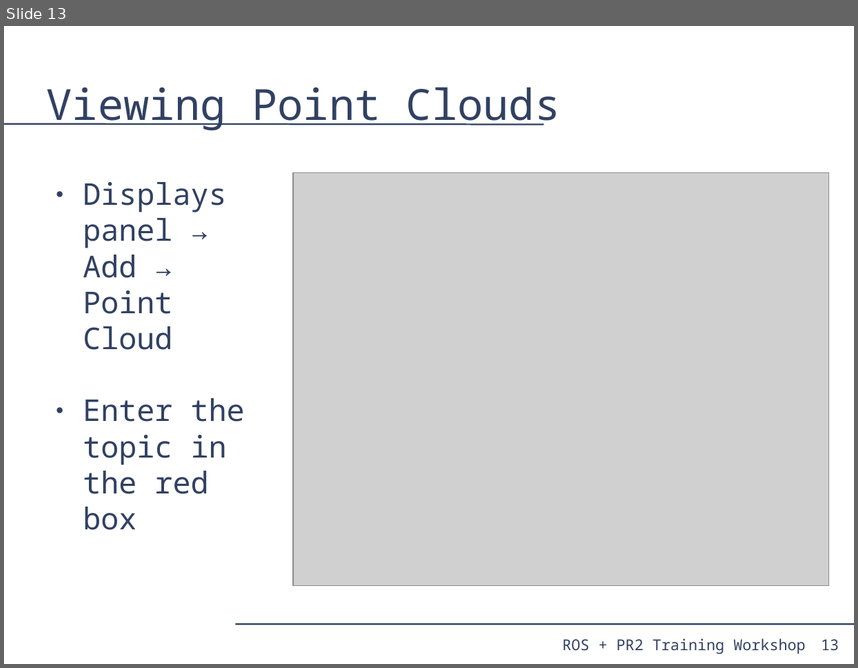
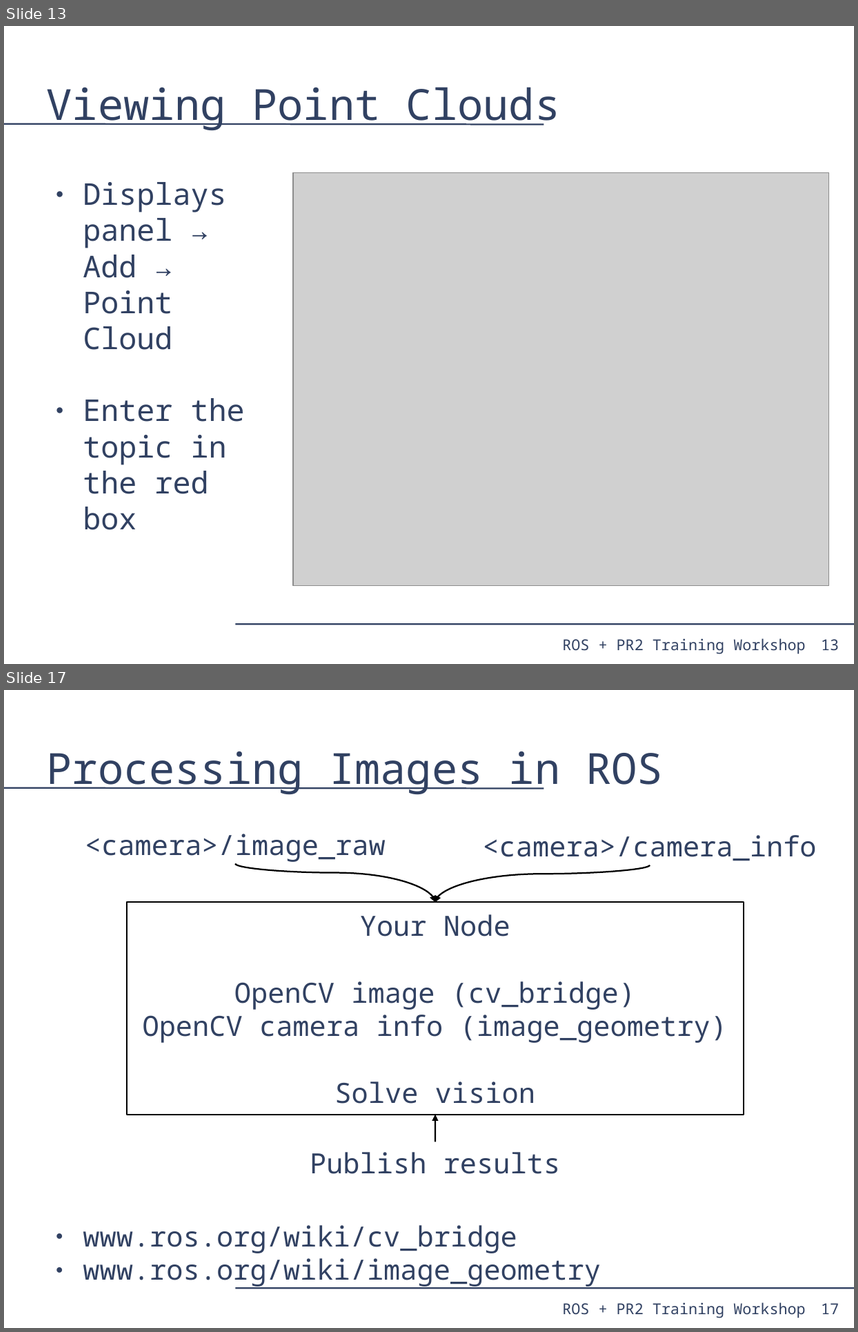
Before and after one commit to PR2/pr2_docs, a slide deck: pr2_training_workshop/processing_camera_data/slides.odp. Shown one above the other, each under a label of ours: slide 13 before the commit, slides 13 and 17 after it; the slides between them are not shown. The pictures are 858x668 and 858x1332 pixels, drawn with LibreOffice and Linux fonts; fonts in the diff are those of the drawing; grey boxes stand for pictures. Boxes give left, top, right and bottom in pixels: in the first picture for what was removed or moved away, otherwise in the second. Text is boxed around its words. In the diff, an @@ line names an element or a change of style, - is before the commit and + after.

Commit message:
image processing slide converted to a figure

```diff
--- a/pr2_training_workshop/processing_camera_data/slides.odp
+++ b/pr2_training_workshop/processing_camera_data/slides.odp
@@ slide 17 added at (4,690,854,1328), background #FFFFFF; not listed: 4 template elements that a slide beside it also shows @@
@@ title added at (47,751,664,794), 40 pt, text #314162 @@
+Processing Images in ROS
@@ text added at (85,834,386,862), 26 pt, text #314162 @@
+<camera>/image_raw
@@ text added at (482,835,816,861), 26 pt, text #314162 @@
+<camera>/camera_info
@@ curved arrow added from (235, 864) to (435, 902), #000000 1.45 pt @@
@@ curved arrow added from (651, 865) to (435, 902), #000000 1.45 pt @@
@@ rectangle added at (127,902,744,1114), outline #000000 1.45 pt, 26 pt, text #314162 @@
+Your Node
+OpenCV image (cv_bridge)
+OpenCV camera info (image_geometry)
+Solve vision
@@ curved arrow added from (435, 1141) to (435, 1114), #000000 1.45 pt @@
@@ text added at (310,1152,560,1174), 26 pt, text #314162 @@
+Publish results
@@ text added at (83,1225,601,1288), 26 pt, text #314162 @@
+● www.ros.org/wiki/cv_bridge
+● www.ros.org/wiki/image_geometry
```
Also in this commit, not shown: 6 slides changed.
